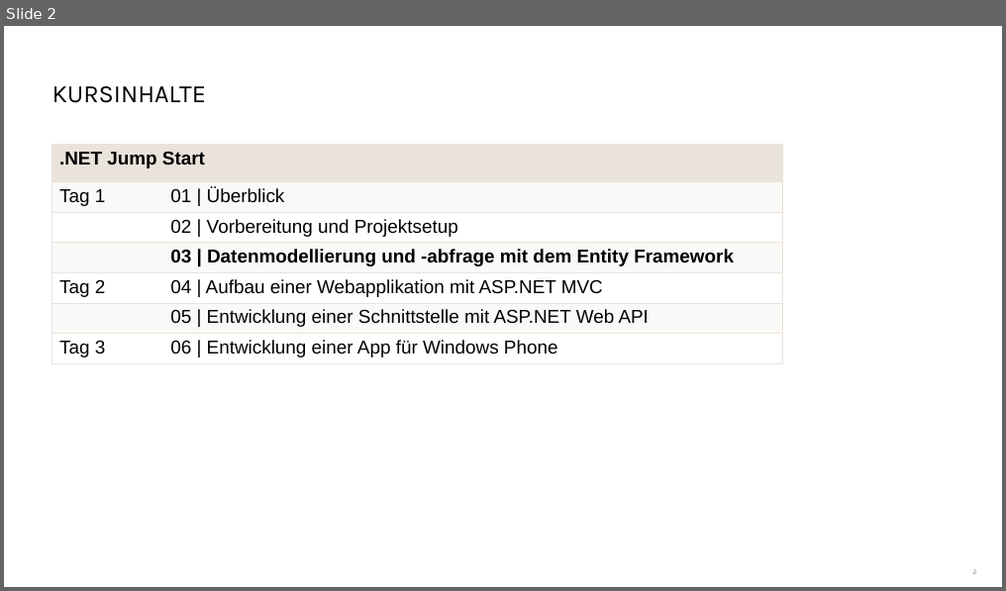
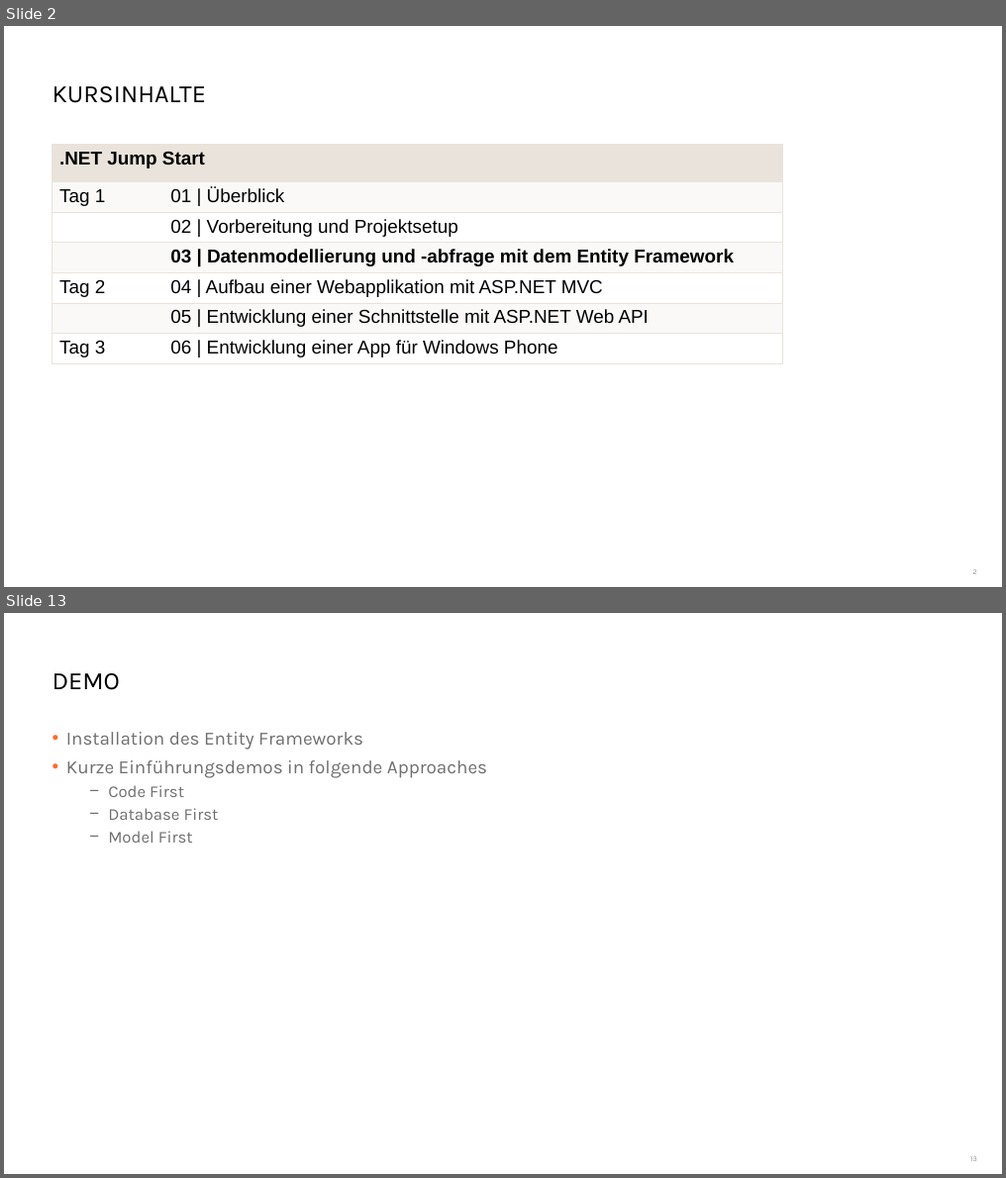
Before and after one commit to danielbeckmann/DotNETJumpStart, a slide deck: 03. Datenmodellierung und -abfrage mit dem Entity Framework/03. Datenmodellierung und -abfrage mit dem Entity Framework.pptx. Shown one above the other, each under a label of ours: slide 2 before the commit, slides 2 and 13 after it; the slides between them are not shown. The pictures are 1006x591 and 1006x1178 pixels, drawn with LibreOffice and Linux fonts; fonts in the diff are those of the drawing; background and template pictures are left out. Boxes give left, top, right and bottom in pixels: in the first picture for what was removed or moved away, otherwise in the second. Text is boxed around its words. In the diff, an @@ line names an element or a change of style, - is before the commit and + after.

```diff
--- a/03. Datenmodellierung und -abfrage mit dem Entity Framework/03. Datenmodellierung und -abfrage mit dem Entity Framework.pptx
+++ b/03. Datenmodellierung und -abfrage mit dem Entity Framework/03. Datenmodellierung und -abfrage mit dem Entity Framework.pptx
@@ slide 13 added at <box>4,613,1002,1174</box>, background #FFFFFF @@
@@ title added at <box>53,673,120,690</box>, 24 pt, text #000000 @@
+DEMO
@@ text added at <box>66,732,487,843</box>, 18 pt, text #6E6E6E @@
+• Installation des Entity Frameworks
+• Kurze Einführungsdemos in folgende Approaches
+  − Code First
+  − Database First
+  − Model First
@@ page number added at <box>970,1157,977,1161</box>, 7 pt, text #8C8C8C @@
+13
```
Also in this commit, not shown: 1 slide changed, 31 other slides added, 1 slide removed, 5 other files.
